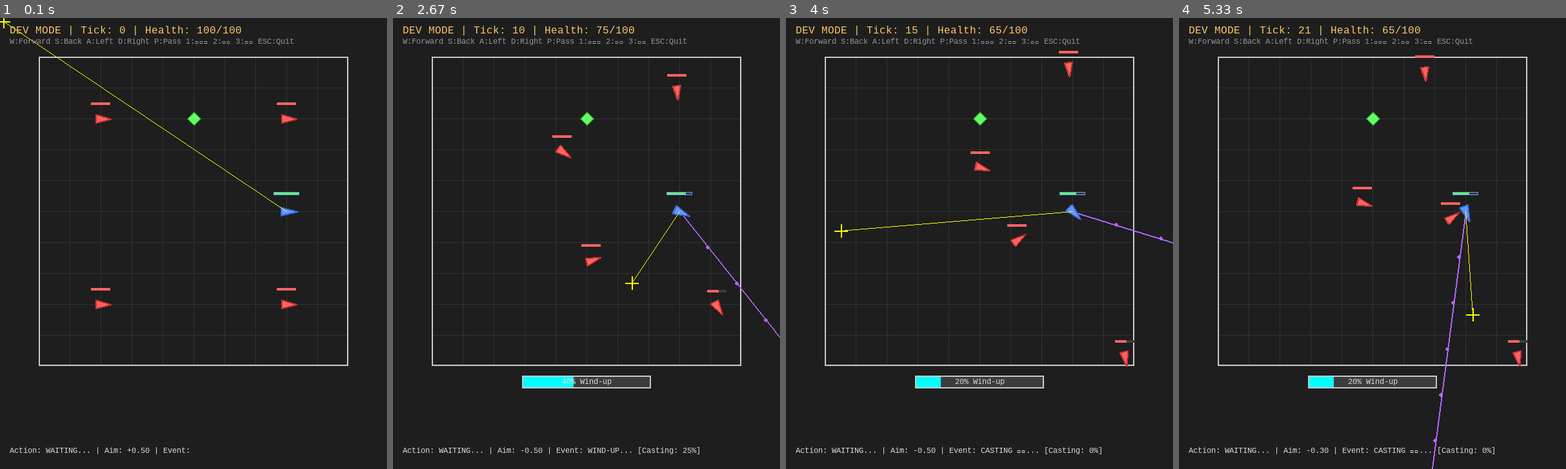
Above: before the commit, frames 1-4 (left to right).
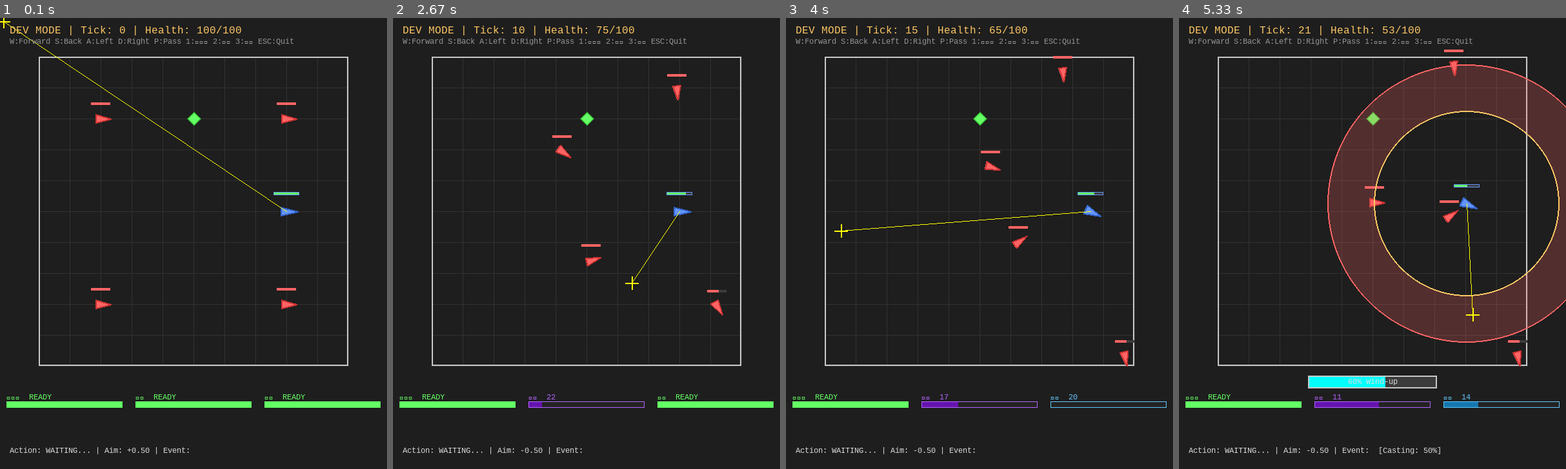
Above: after the commit, the same moments.

Repository: BlueRadio57445/White-Tower-AI-Boss
Game: pygame game, started from 強化學習專案/純白之塔_RL/dev_mode.py
Same seed, same stepped clock (60 frames per second), same inputs: the game is played once before the commit and once after it.
Inputs (mouse positions are in pixels of both pictures, inside the frame that each line leads up to):
- Up to frame 1 (0.1 s): no input
- Up to frame 2 (2.67 s): hold D 0.33-0.8 s; move the mouse to (571, 261) at 0.37 s; hold W 0.83-1.13 s; move the mouse to (710, 229) at 0.87 s; tap 2 at 0.98, 2.38 s; hold D 1.17-1.63 s; move the mouse to (493, 248) at 1.2 s; tap 3 at 1.32 s; hold A 1.67-2.2 s; move the mouse to (466, 175) at 1.7 s; tap 1 at 1.82 s; hold S 2.23-2.53 s; move the mouse to (644, 85) at 2.27 s; hold A from 2.57 s (still down); move the mouse to (632, 284) at 2.6 s
- Up to frame 3 (4 s): tap 3 at 2.72 s; release A at 2.97 s; hold W 3-3.37 s; move the mouse to (987, 90) at 3.03 s; tap 1 at 3.15 s; hold D from 3.4 s (still down); move the mouse to (840, 229) at 3.43 s; tap 2 at 3.55 s
- Up to frame 4 (5.33 s): release D at 4.03 s; hold S 4.07-4.43 s; move the mouse to (1376, 293) at 4.1 s; tap 3 at 4.22 s; hold A 4.47-4.93 s; move the mouse to (1360, 166) at 4.5 s; tap 1 at 4.62 s; hold D from 4.97 s (still down); move the mouse to (1473, 315) at 5 s; tap 2 at 5.12 s

The runs differ from the first frame. In frame 1, 1.4% of the frame differs, in the area x 1-99%, y 83-87%; in frame 2, 2.3%; in frame 3, 2.7%; in frame 4, 19%, in the area x 1-100%, y 1-100%.

Commit message:
增加冷卻，以及渲染冷卻

Diff:
--- a/強化學習專案/純白之塔_RL/ai/agent.py
+++ b/強化學習專案/純白之塔_RL/ai/agent.py
@@ -5,6 +5,9 @@
 
 from typing import Tuple, List, Optional, Dict, Any
 import numpy as np
+
+# Sentinel: use this as default for action_mask param to distinguish "not passed" from None
+_NO_MASK = None
 
 from core.math_utils import squared_prob, gaussian_log_prob
 
@@ -88,12 +91,18 @@
         # Experience buffer
         self.buffer: List[tuple] = []
 
-    def get_action(self, observation: np.ndarray) -> Tuple[int, List[float], float, List[float], float, np.ndarray]:
+    def get_action(
+        self,
+        observation: np.ndarray,
+        action_mask: Optional[np.ndarray] = None
+    ) -> Tuple[int, List[float], float, List[float], float, np.ndarray]:
         """
         Select an action given the current observation.
 
         Args:
             observation: Feature vector
+            action_mask: Optional float array of shape (n_actions,). 0.0 masks
+                an action (sets its logit to 0 before squared_prob).
 
         Returns:
             Tuple of:
@@ -106,6 +115,8 @@
         """
         # Discrete action selection using squared probability
         logits = np.dot(self.w_actor_discrete, observation)
+        if action_mask is not None:
+            logits = logits * action_mask
         probs_discrete, scores, sum_scores, logits_saved = squared_prob(logits)
         action_discrete = np.random.choice(len(probs_discrete), p=probs_discrete)
 
@@ -145,17 +156,24 @@
             return aim_values[actor_idx]
         return 0.0
 
-    def get_action_deterministic(self, observation: np.ndarray) -> Tuple[int, List[float]]:
+    def get_action_deterministic(
+        self,
+        observation: np.ndarray,
+        action_mask: Optional[np.ndarray] = None
+    ) -> Tuple[int, List[float]]:
         """
         Select action deterministically (for evaluation).
 
         Args:
             observation: Feature vector
+            action_mask: Optional action mask (see get_action)
 
         Returns:
             Tuple of (discrete_action, aim_values)
         """
         logits = np.dot(self.w_actor_discrete, observation)
+        if action_mask is not None:
+            logits = logits * action_mask
         probs_discrete, _, _, _ = squared_prob(logits)
         action_discrete = np.argmax(probs_discrete)
 
--- a/強化學習專案/純白之塔_RL/dev_mode.py
+++ b/強化學習專案/純白之塔_RL/dev_mode.py
@@ -173,8 +173,9 @@
         # Draw aim cursor
         current_aim_offset = self.draw_aim_cursor(world, mouse_pos)
 
-        # Draw casting bar
+        # Draw casting bar and cooldowns
         self.draw_casting_bar(world)
+        self.draw_skill_cooldowns(world)
 
         # Get player info
         player_health = world.get_player_current_health()
--- a/強化學習專案/純白之塔_RL/game/components.py
+++ b/強化學習專案/純白之塔_RL/game/components.py
@@ -113,6 +113,8 @@
         current_skill_shape_type: Shape type of current skill (CONE, RING, RECTANGLE, PROJECTILE)
         current_skill_extra_params: Extra parameters for current skill
         current_skill_wind_up_total: Total wind-up ticks (for progress calculation)
+        current_skill_cooldown: Cooldown ticks to apply when current skill completes
+        skill_cooldowns: Remaining cooldown ticks per skill_id
     """
     wind_up_remaining: int = 0
     aim_angle: float = 0.0
@@ -125,6 +127,10 @@
     current_skill_shape_type: Optional[str] = None  # Store as string to avoid circular import
     current_skill_extra_params: Dict[str, Any] = field(default_factory=dict)
     current_skill_wind_up_total: int = 4
+    current_skill_cooldown: int = 0
+
+    # Per-skill cooldown tracking
+    skill_cooldowns: Dict[str, int] = field(default_factory=dict)
 
     @property
     def is_casting(self) -> bool:
@@ -145,7 +151,8 @@
         angle_tolerance: float = 0.4,
         damage: float = 100.0,
         shape_type: Optional[str] = None,
-        extra_params: Optional[Dict[str, Any]] = None
+        extra_params: Optional[Dict[str, Any]] = None,
+        cooldown_ticks: int = 0
     ) -> None:
         """Begin casting a skill."""
         self.wind_up_remaining = wind_up_ticks
@@ -157,6 +164,7 @@
         self.current_skill_damage = damage
         self.current_skill_shape_type = shape_type or "cone"
         self.current_skill_extra_params = extra_params or {}
+        self.current_skill_cooldown = cooldown_ticks
 
     def tick(self) -> bool:
         """
@@ -170,8 +178,22 @@
             if self.wind_up_remaining == 0:
                 completed_skill = self.current_skill
                 self.current_skill = None
+                # Apply cooldown when skill finishes casting
+                if completed_skill and self.current_skill_cooldown > 0:
+                    self.skill_cooldowns[completed_skill] = self.current_skill_cooldown
+                self.current_skill_cooldown = 0
                 return True
         return False
+
+    def tick_cooldowns(self) -> None:
+        """Decrement all per-skill cooldown timers by one tick."""
+        for skill_id in list(self.skill_cooldowns.keys()):
+            if self.skill_cooldowns[skill_id] > 0:
+                self.skill_cooldowns[skill_id] -= 1
+
+    def is_skill_available(self, skill_id: str) -> bool:
+        """Check if a skill is off cooldown and can be cast."""
+        return self.skill_cooldowns.get(skill_id, 0) == 0
 
 
 @dataclass
--- a/強化學習專案/純白之塔_RL/game/player.py
+++ b/強化學習專案/純白之塔_RL/game/player.py
@@ -7,6 +7,7 @@
 
 from typing import Dict, Optional, List, TYPE_CHECKING
 from dataclasses import dataclass, field
+import numpy as np
 
 from game.entity import Entity, EntityFactory
 from game.components import Position, Health, Skills
@@ -111,7 +112,7 @@
                 "hammer": SkillConfig(
                     skill_id="hammer",
                     name="鐵錘",
-                    cooldown_ticks=35,
+                    cooldown_ticks=20,
                     wind_up_ticks=5,
                     can_move_during_wind_up=True,
                     requires_aim=True,
@@ -309,7 +310,7 @@
             if self.entity.skills.is_ready:
                 skill_id = self.SKILL_ACTION_MAP[action_discrete]
                 skill_config = self.get_skill_config(skill_id)
-                if skill_config:
+                if skill_config and self.entity.skills.is_skill_available(skill_id):
                     # Get aim offset from the appropriate actor
                     aim_offset = 0.0
                     if skill_config.requires_aim and skill_config.aim_actor_index >= 0:
@@ -349,6 +350,26 @@
 
         return False
 
+    def get_action_mask(self) -> np.ndarray:
+        """
+        Compute a binary action mask.
+
+        Returns a float array of shape (n_actions,) where 0.0 means the
+        action is illegal (will be zeroed out in the agent's logits).
+        Skill actions are masked when the player is casting or the skill
+        is on cooldown. Movement actions are never masked.
+        """
+        mask = np.ones(7, dtype=np.float32)
+        if self.entity is None or not self.entity.has_skills():
+            return mask
+
+        skills = self.entity.skills
+        for action, skill_id in self.SKILL_ACTION_MAP.items():
+            if not skills.is_ready or not skills.is_skill_available(skill_id):
+                mask[action] = 0.0
+
+        return mask
+
     def get_skill_config(self, skill_id: str) -> Optional[SkillConfig]:
         """
         Get configuration for a specific skill.
--- a/強化學習專案/純白之塔_RL/game/skills.py
+++ b/強化學習專案/純白之塔_RL/game/skills.py
@@ -150,6 +150,7 @@
             damage = skill_def.damage
             shape_type = SkillShapeType.CONE
             extra_params = {}
+            cooldown_ticks = 0
         else:
             # New: use SkillConfig directly
             skill_id = skill.skill_id
@@ -159,6 +160,7 @@
             damage = skill.damage
             shape_type = skill.shape_type
             extra_params = skill.extra_params
+            cooldown_ticks = skill.cooldown_ticks
 
         aim_angle = caster.position.angle + np.clip(aim_offset, -0.5, 0.5)
         caster.skills.start_cast(
@@ -167,7 +169,8 @@
             angle_tolerance=angle_tolerance,
             damage=damage,
             shape_type=shape_type.value,
-            extra_params=extra_params
+            extra_params=extra_params,
+            cooldown_ticks=cooldown_ticks
         )
 
         self.event_bus.publish(GameEvent(
--- a/強化學習專案/純白之塔_RL/game/world.py
+++ b/強化學習專案/純白之塔_RL/game/world.py
@@ -144,6 +144,10 @@
             data={'tick': self.tick_count}
         ))
 
+        # Tick per-skill cooldowns unconditionally
+        if self.player and self.player.has_skills():
+            self.player.skills.tick_cooldowns()
+
         # Process monster movements
         self._update_monster_movements()
 
@@ -410,6 +414,28 @@
             return self.player.skills.is_ready
         return False
 
+    def get_action_mask(self) -> np.ndarray:
+        """Get binary action mask for current state."""
+        if self.player:
+            return self.player.get_action_mask()
+        return np.ones(7, dtype=np.float32)
+
+    def get_skill_cooldown_info(self) -> dict:
+        """
+        Get cooldown state for all player skills.
+
+        Returns:
+            Dict mapping skill_id -> (remaining_ticks, max_ticks, display_name)
+        """
+        if not self.player:
+            return {}
+        skills_comp = self.player.skills if self.player.has_skills() else None
+        result = {}
+        for skill_id, config in self.player.config.skills.items():
+            remaining = skills_comp.skill_cooldowns.get(skill_id, 0) if skills_comp else 0
+            result[skill_id] = (remaining, config.cooldown_ticks, config.name)
+        return result
+
     def get_active_projectiles(self) -> List:
         """Get all active projectiles for rendering."""
         return self.projectile_manager.get_active_projectiles()
--- a/強化學習專案/純白之塔_RL/rendering/pygame_renderer.py
+++ b/強化學習專案/純白之塔_RL/rendering/pygame_renderer.py
@@ -38,6 +38,12 @@
     'missile_aim': (180, 100, 255),       # Purple aim line
     'skill_missile': (100, 200, 255),     # Cyan for skill missile
     'skill_missile_glow': (150, 220, 255, 100),  # Cyan glow
+    # Skill cooldown bar colors (one per skill slot)
+    'cd_outer_slash': (255, 200, 100),    # Yellow for 外圈刮
+    'cd_missile': (180, 100, 255),        # Purple for 飛彈
+    'cd_hammer': (100, 200, 255),         # Cyan for 鐵錘
+    'cd_ready': (100, 255, 100),          # Green when ready
+    'cd_bg': (35, 35, 35),               # Dark background
 }
 
 
@@ -553,6 +559,83 @@
         text_rect = text_surface.get_rect(center=(self.width // 2, bar_y + bar_height // 2))
         self.screen.blit(text_surface, text_rect)
 
+    def draw_skill_cooldowns(self, world) -> None:
+        """
+        Draw per-skill cooldown bars below the casting bar.
+
+        Shows skill name, a fill bar (dark=on cooldown, bright=ready),
+        and remaining tick count.
+        """
+        cooldown_info = world.get_skill_cooldown_info()
+        if not cooldown_info:
+            return
+
+        skill_order = ["outer_slash", "missile", "hammer"]
+        skill_colors = [
+            COLORS['cd_outer_slash'],
+            COLORS['cd_missile'],
+            COLORS['cd_hammer'],
+        ]
+
+        # Position: directly below casting bar area
+        section_y = self.margin + self.game_area_size + 42
+        bar_height = 10
+        label_height = 13
+        col_width = self.width // 3
+
+        for i, (skill_id, color) in enumerate(zip(skill_order, skill_colors)):
+            info = cooldown_info.get(skill_id)
+            if info is None:
+                continue
+            remaining, max_cd, name = info
+
+            bar_w = col_width - 20
+            bar_x = col_width * i + 10
+            label_y = section_y
+            bar_y = section_y + label_height
+
+            # Determine display color
+            if remaining == 0:
+                display_color = COLORS['cd_ready']
+                status = "READY"
+            else:
+                display_color = color
+                status = str(remaining)
+
+            # Label
+            label_text = f"{name}  {status}"
+            lbl_surface = self.font_small.render(label_text, True, display_color)
+            self.screen.blit(lbl_surface, (bar_x, label_y))
+
+            # Background bar
+            pygame.draw.rect(
+                self.screen, COLORS['cd_bg'],
+                (bar_x, bar_y, bar_w, bar_height)
+            )
+
+            # Fill bar (cooldown remaining as dark fill, ready portion as bright)
+            if max_cd > 0:
+                ready_frac = 1.0 - remaining / max_cd
+                fill_w = int(bar_w * ready_frac)
+                if remaining == 0:
+                    pygame.draw.rect(
+                        self.screen, COLORS['cd_ready'],
+                        (bar_x, bar_y, bar_w, bar_height)
+                    )
+                elif fill_w > 0:
+                    # Show progress filling from left
+                    dim = tuple(max(0, c - 80) for c in color)
+                    pygame.draw.rect(
+                        self.screen, dim,
+                        (bar_x, bar_y, fill_w, bar_height)
+                    )
+
+            # Border
+            pygame.draw.rect(
+                self.screen, display_color,
+                (bar_x, bar_y, bar_w, bar_height), 1
+            )
+
     def draw_projectiles(self, world) -> None:
         """
         Draw all active projectiles.
@@ -768,6 +851,7 @@
 
         # Draw UI
         self.draw_casting_bar(world)
+        self.draw_skill_cooldowns(world)
         self.draw_info_panel(epoch, reward, sigma, action, continuous, event, action_names)
 
         # Update display
--- a/強化學習專案/純白之塔_RL/training/trainer.py
+++ b/強化學習專案/純白之塔_RL/training/trainer.py
@@ -157,8 +157,11 @@
             # Get observation
             obs = self.feature_extractor.extract(self.world)
 
+            # Get action mask from world (blocks skills on cooldown / while casting)
+            action_mask = self.world.get_action_mask()
+
             # Get action from agent
-            a_d, aim_values, prob_d, mus, v, logits = self.agent.get_action(obs)
+            a_d, aim_values, prob_d, mus, v, logits = self.agent.get_action(obs, action_mask)
 
             # Get the relevant aim value for the selected action
             aim_for_action = self.agent.get_aim_value_for_action(a_d, aim_values)
